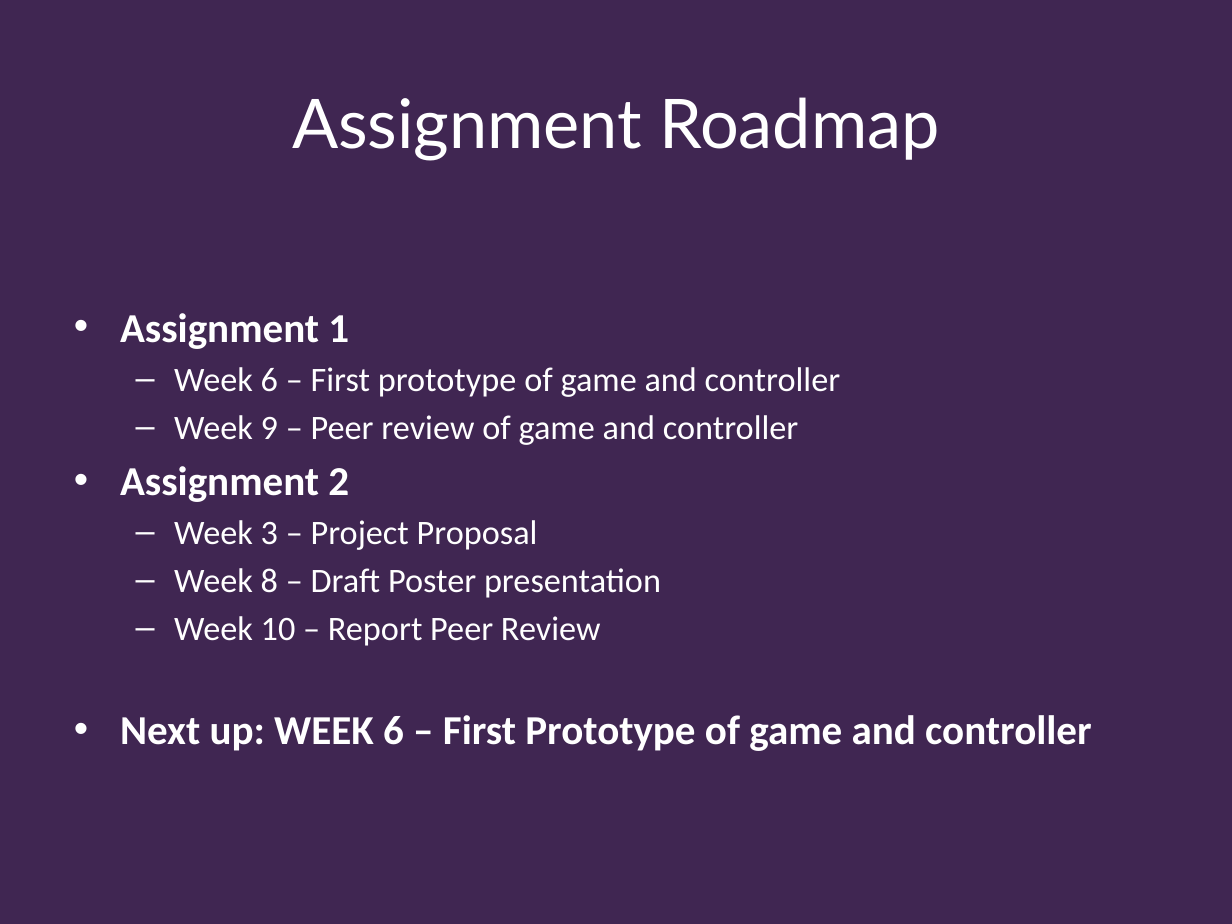
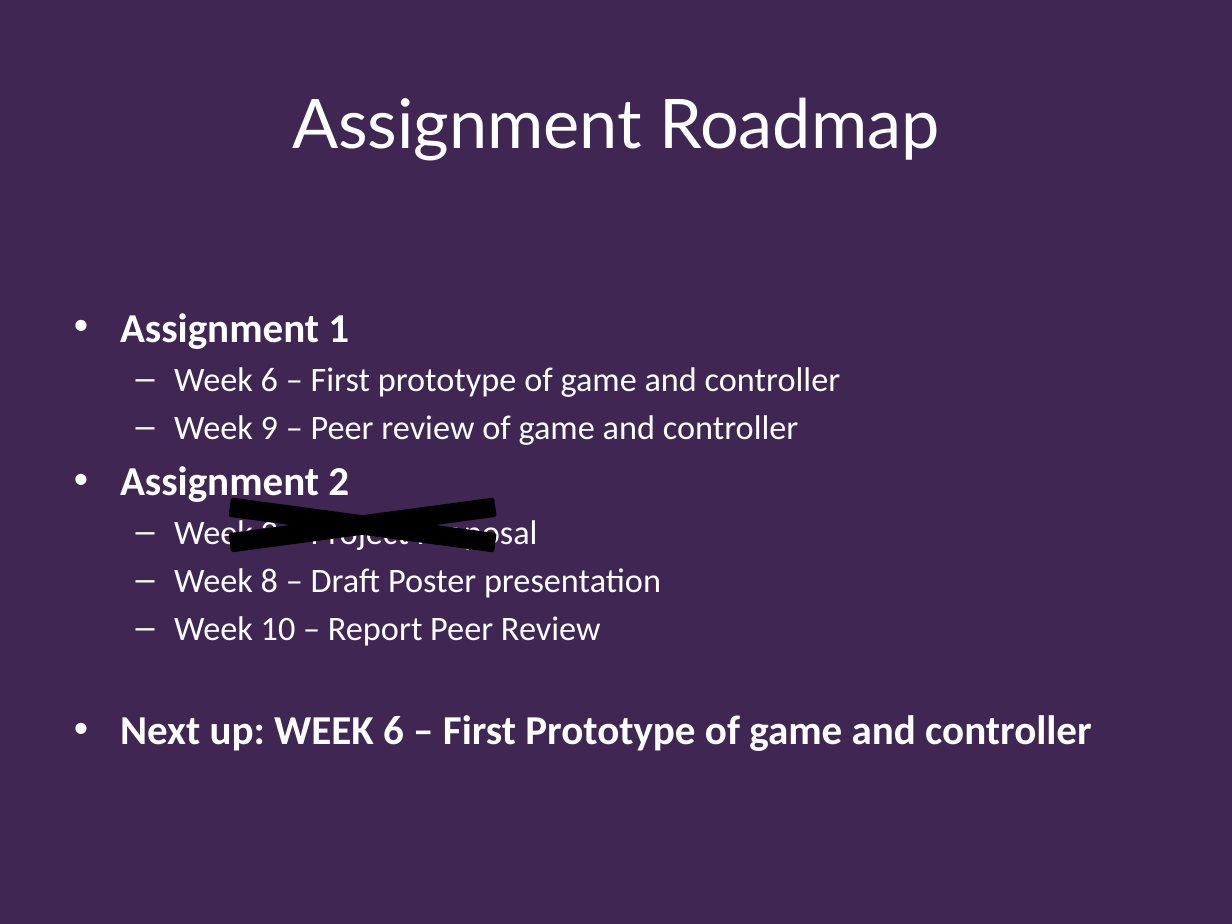
Before and after one commit to Falmouth-Games-Academy/bsc-course-materials, a slide deck: slide 2 of COMP140/05/2019-20-COMP140-05-lecture.pptx. Drawn at 1232x924 pixels with LibreOffice and Linux fonts; fonts in the diff are those of the drawing; background and template pictures are left out. Boxes give left, top, right and bottom in pixels: in the first picture for what was removed or moved away, otherwise in the second. Text is boxed around its words. In the diff, an @@ line names an element or a change of style, - is before the commit and + after.

```diff
--- a/COMP140/05/2019-20-COMP140-05-lecture.pptx
+++ b/COMP140/05/2019-20-COMP140-05-lecture.pptx
@@ cross added at [111,492,615,559], fill #000000, outline #000000 2 pt @@
```
Also in this commit, not shown: 3 other slides changed, 1 slide added, 29 slides removed, 24 other files.
